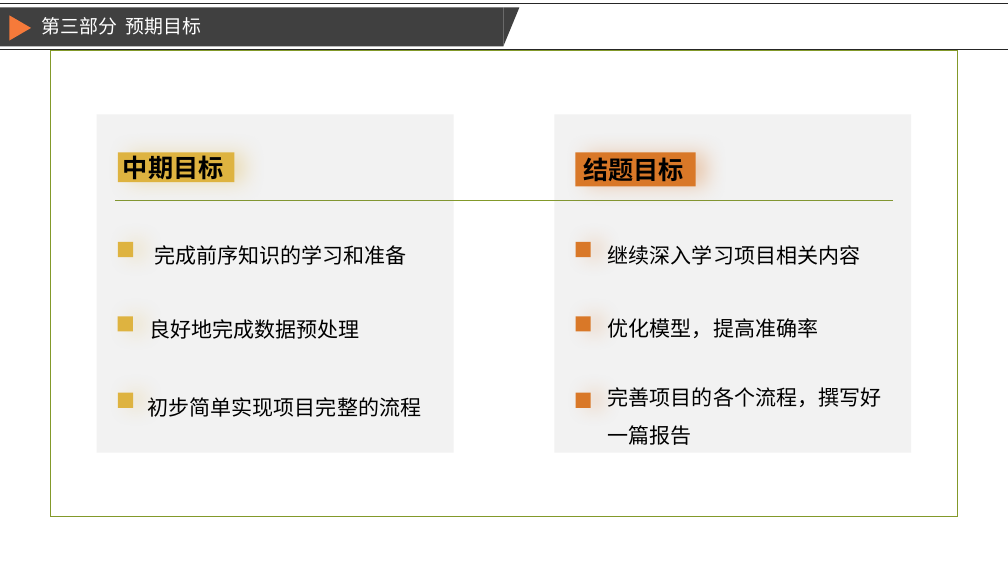
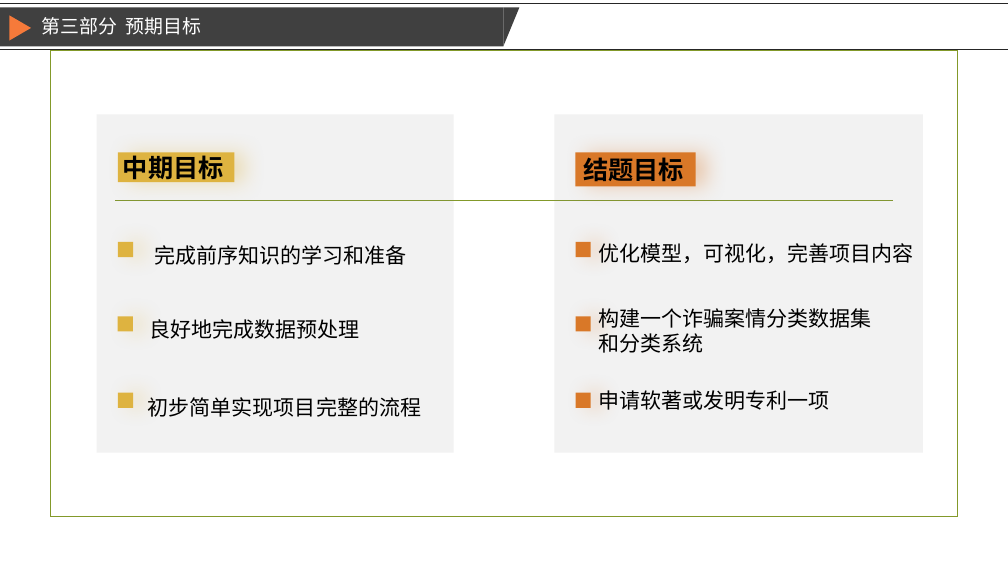
Before and after one commit to duhhhh1/Anti_fraud_text, a slide deck: slide 12 of 立项.pptx. Drawn at 1008x567 pixels with LibreOffice and Linux fonts; fonts in the diff are those of the drawing; background and template pictures are left out. Boxes give left, top, right and bottom in pixels: in the first picture for what was removed or moved away, otherwise in the second. Text is boxed around its words. In the diff, an @@ line names an element or a change of style, - is before the commit and + after.

Commit message:
完成立项报告和PPT

```diff
--- a/立项.pptx
+++ b/立项.pptx
@@ rectangle: place and size @@
-rectangle at bbox=[554, 114, 911, 453]
+rectangle at bbox=[554, 114, 923, 453]
@@ text at bbox=[598, 243, 914, 263]: text changed @@
-继续深入学习项目相关内容
+优化模型，可视化，完善项目内容
@@ text added at bbox=[598, 308, 871, 353], 20 pt, text #000000 @@
+构建一个诈骗案情分类数据集和分类系统
@@ text removed at bbox=[608, 318, 818, 338] @@
-优化模型，提高准确率
@@ text removed at bbox=[608, 387, 881, 445] @@
-完善项目的各个流程，撰写好一篇报告
@@ text added at bbox=[598, 390, 829, 410], 20 pt, text #000000 @@
+申请软著或发明专利一项
```
Also in this commit, not shown: 4 other slides changed, 4 other files.
